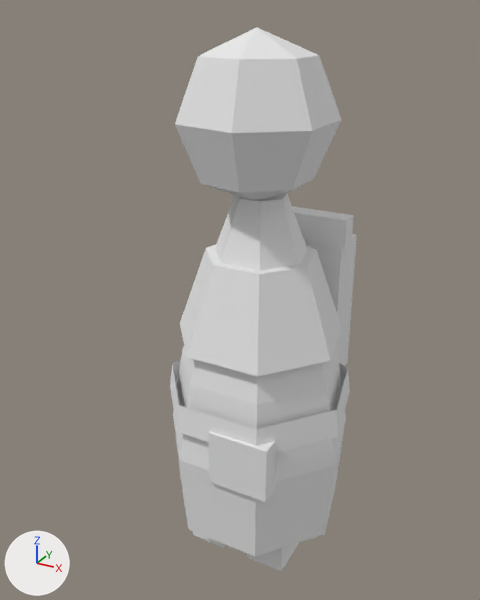
Renders of the glTF model assets/models/villager.glb from each side of a commit.
Before and after are seen from a camera (50 mm lens) standing at (1.33, -2.63, 2.67) and looking at (-0.09, -0.04, 1.37). Arrows for +X, +Y and +Z are at lower left; the lights stay in place. The picture after the commit comes second. Vertices at exactly the same position are counted once.

The older version as bpy lines, for what is in view:
```python
me_body = bpy.data.meshes.new('body')
me_body.from_pydata(...)  # 118 vertices, 184 faces; spans x -0.48..0.48, y -0.45..0.54, z 0.0..1.9
me_body.materials.append(mat_palette)  # its picture is missing
me_head = bpy.data.meshes.new('head')
me_head.from_pydata(...)  # a UV sphere (7 segments, 4 rings, poles along z) spanning x -0.36..0.324, y -0.411..0.291, z 1.88..2.6
me_head.materials.append(mat_palette)  # its picture is missing
ob_body = bpy.data.objects.new('body', me_body)
ob_body.location = (0.0, 0.0, 0.0)
ob_head = bpy.data.objects.new('head', me_head)
ob_head.location = (0.0, 0.0, 0.0)
```
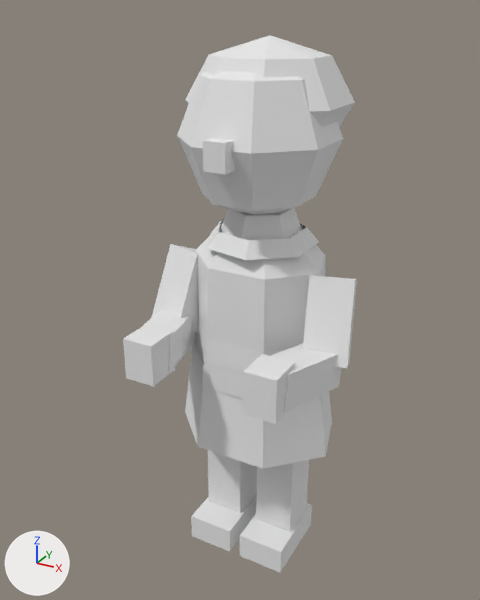
Changed parts and their boxes (x1, y1, x2, y2) in the pictures (480 x 600 px; the box of a moved part takes in the faces that stretch with it):
'body', reshaped (25% wider): before (170, 193, 357, 571); after (123, 208, 357, 572)
'head', reshaped (7% wider): before (175, 27, 341, 200); after (177, 35, 355, 215)
part 1 of me_body, moved or reshaped (mostly hidden before): before (193, 532, 226, 548); after (191, 492, 257, 552)
part 2 of me_body, moved or reshaped: before (247, 542, 300, 571); after (208, 450, 257, 513)
part 3 of me_body, moved or reshaped: before (292, 206, 354, 248); after (240, 503, 312, 572)
part 4 of me_body, added: after (256, 460, 309, 532)
part 5 of me_body, moved or reshaped: before (170, 359, 350, 453); after (191, 344, 243, 398)
part 6 of me_body, added: after (220, 208, 301, 240)
part 7 of me_body, added: after (123, 324, 175, 387)
part 8 of me_body, added: after (243, 354, 295, 424)
part 9 of me_body, rebuilt (15% narrower, 32% shorter): before (173, 193, 346, 556); after (185, 224, 332, 469)
part 10 of me_body, added: after (206, 220, 319, 260)
part 11 of me_body, deleted: before (306, 234, 357, 366)
part 12 of me_body, deleted: before (208, 431, 276, 502)
part 13 of me_body, reshaped: before (180, 245, 341, 377); after (143, 244, 357, 412)

What changed in the scene script:
```text
Change me_body:
    used by ob_body; location = (0.0, 0.0, 0.0)
    remove me_body.from_pydata(...)  # 118 vertices, 184 faces; spans x -0.48..0.48, y -0.45..0.54, z 0.0..1.9
    add me_body.from_pydata(...)  # 155 vertices, 231 faces; spans x -0.52..0.52, y -0.58..0.34, z 0.0..1.84
    me_body part 1: the loose piece of 8 vertices spanning x -0.27..-0.07, y -0.25..0.09, z 0.0..0.16 is scaled about its middle by (1.2, 1.18, 0.875), then moved by (0.02, 0.02, -0.01)
    me_body part 2: the loose piece of 8 vertices spanning x 0.07..0.27, y -0.25..0.09, z 0.0..0.16 is scaled about its middle by (1, 0.647, 3.88), then moved by (-0.32, 0.08, 0.37)
    me_body part 3: the loose piece of 8 vertices spanning x -0.3..0.3, y 0.31..0.41, z 1.6..1.74 is scaled about its middle by (0.4, 4, 1), then moved by (0.15, -0.42, -1.6)
    me_body part 4: the loose piece of 8 vertices spanning x 0.07..0.27, y -0.25..0.09, z 0.0..0.16 is copied, and the copy is scaled about its middle by (1, 0.647, 3.88), then moved by (-0.02, 0.08, 0.37); it spans x 0.05..0.25, y -0.11..0.11, z 0.14..0.76
    me_body part 5: the loose piece of 14 vertices spanning x -0.48..0.48, y -0.44..0.49, z 0.82..0.96 is scaled about its middle by (0.771, 0.647, 0.857), then moved by (0.0, -0.01, 0.17)
    me_body part 6: a new loose piece, a 6-sided cut cone along z (radius 0.2 at the low end, 0.15 at the high end) spanning x -0.17..0.17, y -0.2..0.2, z 1.7..1.84, in mat_palette (its picture is missing)
    me_body part 7: a new loose piece, a box spanning x -0.38..-0.22, y -0.58..-0.41, z 1.14..1.34, in mat_palette (its picture is missing)
    me_body part 8: a new loose piece, a box spanning x 0.22..0.38, y -0.58..-0.41, z 1.14..1.34, in mat_palette (its picture is missing)
    me_body part 9: the loose piece of 42 vertices spanning x -0.47..0.47, y -0.43..0.48, z 0.12..1.9 is rebuilt with 35 vertices and now spans x -0.41..0.41, y -0.31..0.34, z 0.66..1.74
    me_body part 10: a new loose piece of 14 vertices spanning x -0.27..0.24, y -0.26..0.26, z 1.68..1.75, in mat_palette (its picture is missing)
    me_body part 11: the loose piece of 8 vertices spanning x -0.28..0.28, y 0.32..0.54, z 0.85..1.6 is deleted
    me_body part 12: the loose piece of 8 vertices spanning x -0.03..0.27, y -0.45..-0.35, z 0.6..0.88 is deleted
    me_body part 13: 14 vertices removed from x -0.41..0.41, y -0.38..0.42, z 1.2..1.62; 32 vertices added at x -0.52..0.52, y -0.51..0.14, z 1.12..1.6
    other edits to the shape of me_body do not show in these pictures
Change me_head:
    used by ob_head; location = (0.0, 0.0, 0.0)
    remove me_head.from_pydata(...)  # 23 vertices, 42 faces; spans x -0.36..0.324, y -0.411..0.291, z 1.88..2.6
    add me_head.from_pydata(...)  # 60 vertices, 108 faces; spans x -0.342..0.342, y -0.41..0.402, z 1.8..2.566
    me_head part 14: the whole mesh is rebuilt
```
